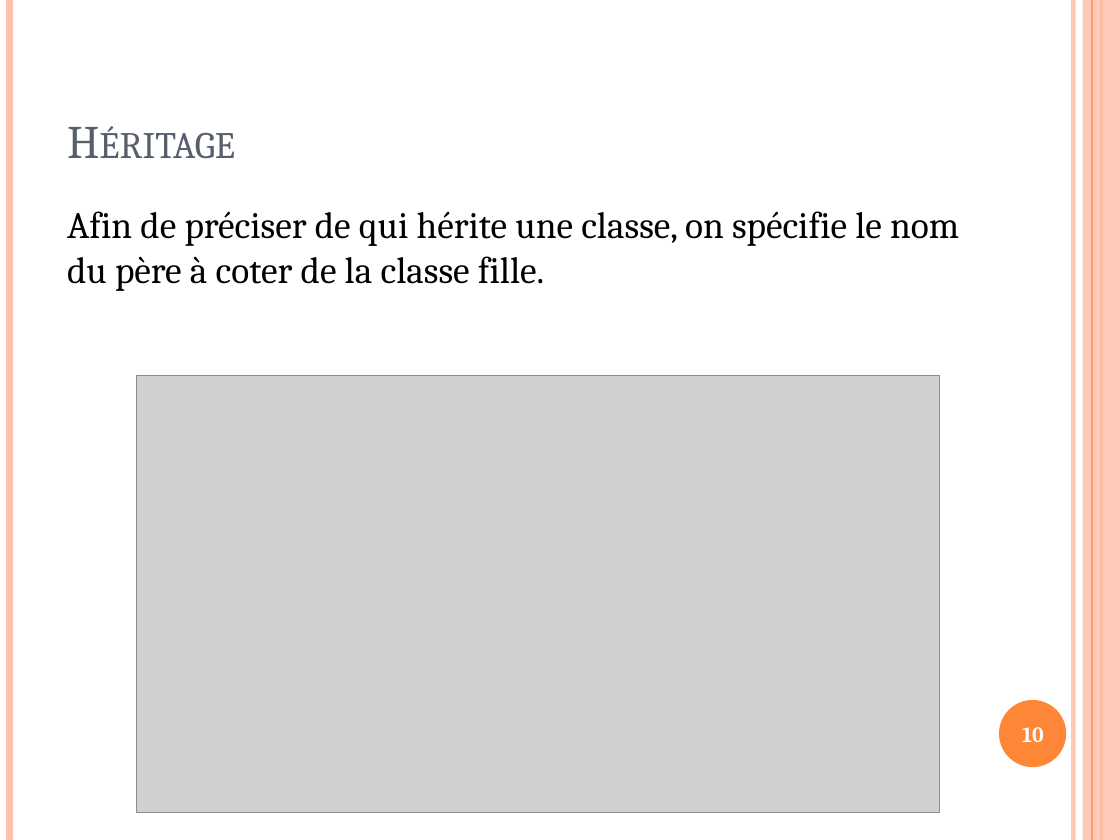
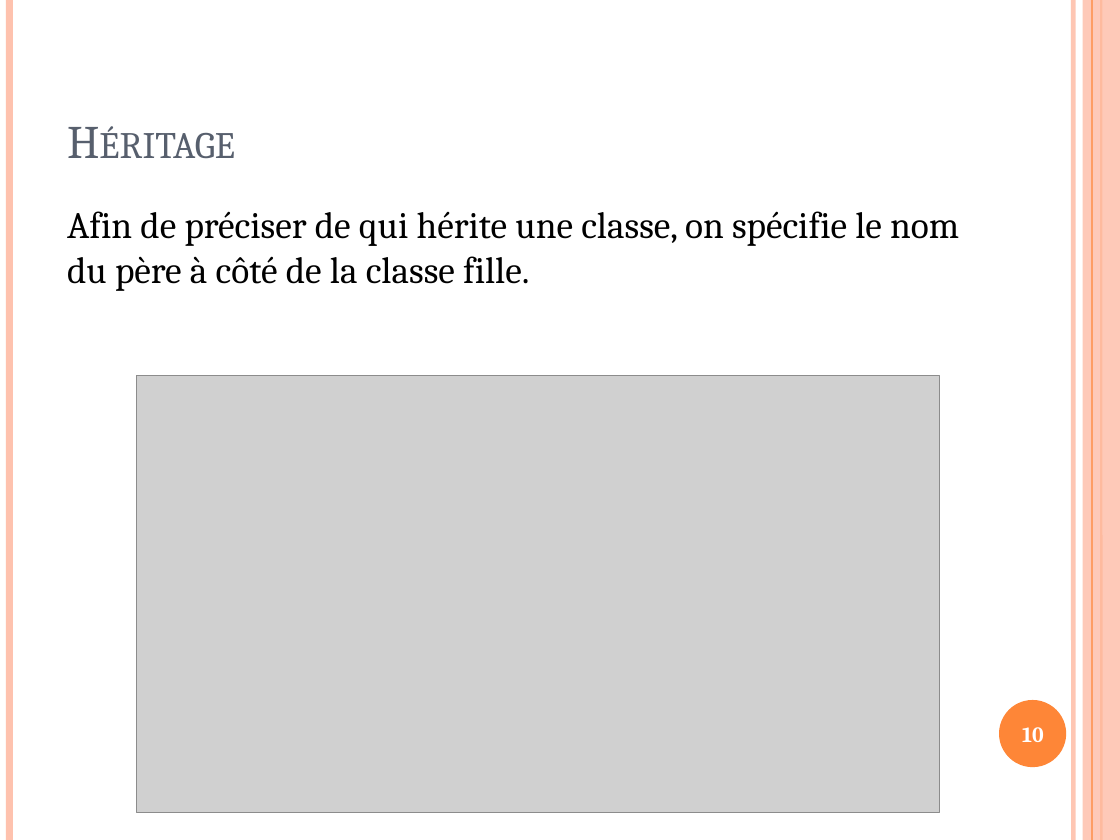
Before and after one commit to llissandre/CDA_2409_LL, a slide deck: slide 10 of 04 - PO/UML/0. Traduire UML en CSharp ou Java v1.0.1 ST.pptx. Drawn at 1120x840 pixels with LibreOffice and Linux fonts; fonts in the diff are those of the drawing; grey boxes stand for pictures. Boxes give left, top, right and bottom in pixels: in the first picture for what was removed or moved away, otherwise in the second. Text is boxed around its words. In the diff, an @@ line names an element or a change of style, - is before the commit and + after.

```diff
--- a/04 - PO/UML/0. Traduire UML en CSharp ou Java v1.0.1 ST.pptx
+++ b/04 - PO/UML/0. Traduire UML en CSharp ou Java v1.0.1 ST.pptx
@@ text at (67,211,959,291): text changed @@
-Afin de préciser de qui hérite une classe, on spécifie le nom du père à coter de la classe fille.
+Afin de préciser de qui hérite une classe, on spécifie le nom du père à côté de la classe fille.
```
Also in this commit, not shown: 1 other slide changed.
